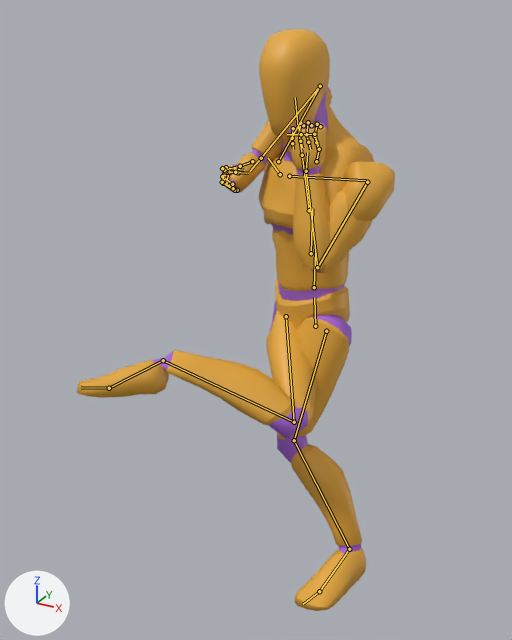
The glTF model public/models/quaternius/blender-kicks-core.glb as it was, and as the next commit left it.
Rendered twice from a camera (50 mm lens) standing at (0.836, -1.956, 1.796) and looking at (0.004, -0.442, 1.039). Arrows for +X, +Y and +Z are at lower left; the lights stay in place. The picture after the commit comes second. Both versions are drawn at frame 12 of the action 'BF_FrontKick_R'; the numbers are the values there. The bones that change, and the others that lie on the model, are drawn over the model as lines.

The first picture shows 'Mannequin'.
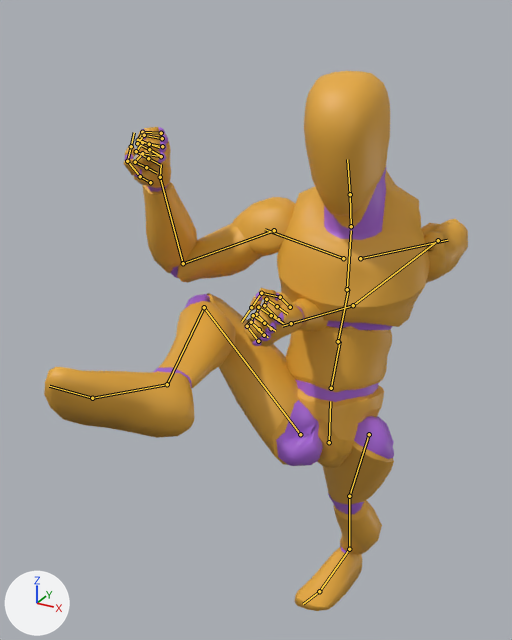
What differs and where, as boxes (x1, y1, x2, y2) in the pictures (512 x 640 px):
'Mannequin', posed (33% wider, 7% shorter)
    before: (77, 29, 395, 611)
    after: (44, 71, 468, 611)
bone 'pelvis', root to tip
    before: (315, 326) to (314, 297)
    after: (329, 442) to (330, 401)
bone 'spine_01', root to tip
    before: (314, 287) to (315, 250)
    after: (331, 388) to (340, 341)
bone 'spine_02', root to tip
    before: (311, 253) to (312, 208)
    after: (338, 341) to (348, 289)
bone 'spine_03', root to tip
    before: (309, 210) to (302, 158)
    after: (347, 289) to (351, 230)
bone 'neck_01', root to tip
    before: (302, 155) to (298, 127)
    after: (351, 226) to (350, 194)
bone 'Head', root to tip
    before: (298, 127) to (295, 97)
    after: (350, 194) to (347, 159)
bone 'clavicle_l', root to tip
    before: (289, 176) to (366, 180)
    after: (360, 258) to (447, 240)
bone 'upperarm_l', root to tip
    before: (367, 182) to (317, 267)
    after: (438, 240) to (353, 305)
bone 'lowerarm_l', root to tip
    before: (317, 267) to (306, 171)
    after: (353, 305) to (291, 323)
bone 'hand_l', root to tip
    before: (306, 171) to (307, 152)
    after: (291, 323) to (282, 326)
bone 'clavicle_r', root to tip
    before: (280, 174) to (268, 158)
    after: (343, 258) to (265, 229)
bone 'upperarm_r', root to tip
    before: (278, 161) to (320, 86)
    after: (274, 230) to (183, 263)
bone 'lowerarm_r', root to tip
    before: (320, 86) to (261, 158)
    after: (183, 263) to (160, 177)
bone 'hand_r', root to tip
    before: (261, 158) to (250, 171)
    after: (160, 177) to (161, 164)
bone 'thigh_l', root to tip
    before: (326, 331) to (294, 440)
    after: (369, 434) to (349, 496)
bone 'calf_l', root to tip
    before: (294, 440) to (349, 549)
    after: (349, 496) to (349, 549)
bone 'thigh_r', root to tip
    before: (286, 316) to (294, 422)
    after: (300, 434) to (204, 307)
bone 'calf_r', root to tip
    before: (294, 422) to (163, 360)
    after: (204, 307) to (167, 384)
bone 'foot_r', root to tip
    before: (163, 360) to (109, 388)
    after: (167, 384) to (92, 398)

What the commit changed:
Bone 'pelvis' (bone_pelvis) moves from (-0.022, -0.07, 0.055) to (0.266, 0.025, 0.598).
Bone 'pelvis' (bone_pelvis) turns from (-11, -16, 6) to (-47, 35, -20) degrees about its own x, y and z.
Bone 'spine_01' (bone_spine_01) turns from (0, 0, 0) to (21, -2, -6) degrees about its own x, y and z.
Bone 'spine_02' (bone_spine_02) moves from (0.008, -0.008, 0.03) to (-0.006, -0.002, 0.004).
Bone 'spine_02' (bone_spine_02) turns from (9, -2, 0) to (22, -6, 1) degrees about its own x, y and z.
Bone 'spine_03' (bone_spine_03) moves from (0.006, -0.002, 0.023) to (-0.004, 0.0, 0.004).
Bone 'spine_03' (bone_spine_03) turns from (13, 2, 0) to (13, -4, 8) degrees about its own x, y and z.
Bone 'neck_01' (bone_neck_01) turns from (-11, 0, 0) to (-11, -19, 9) degrees about its own x, y and z.
Bone 'Head' (bone_head) turns from (5, 11, 1) to (8, 5, 3) degrees about its own x, y and z.
Bone 'clavicle_l' (bone_clavicle_l) turns from (-5, -1, -6) to (-2, -1, -6) degrees about its own x, y and z.
Bone 'upperarm_l' (bone_upperarm_l) turns from (47, 31, -70) to (1, 32, -130) degrees about its own x, y and z.
Bone 'lowerarm_l' (bone_lowerarm_l) turns from (140, -3, 1) to (84, 5, 2) degrees about its own x, y and z.
Bone 'hand_l' (bone_hand_l) turns from (13, 1, -3) to (13, 4, 6) degrees about its own x, y and z.
Bone 'clavicle_r' (bone_clavicle_r) turns from (-5, 1, -6) to (-3, 1, -6) degrees about its own x, y and z.
Bone 'upperarm_r' (bone_upperarm_r) turns from (-20, 32, -136) to (-4, 29, 24) degrees about its own x, y and z.
Bone 'lowerarm_r' (bone_lowerarm_r) turns from (139, -16, 1) to (41, 28, -97) degrees about its own x, y and z.
Bone 'hand_r' (bone_hand_r) turns from (14, 0, 5) to (22, -3, -14) degrees about its own x, y and z.
Bone 'thigh_l' (bone_thigh_l) turns from (-12, 71, -3) to (113, 7, 137) degrees about its own x, y and z.
Bone 'calf_l' (bone_calf_l) turns from (37, -13, 1) to (3, -14, 2) degrees about its own x, y and z.
Bone 'foot_l' (bone_foot_l) turns from (-3, -48, -39) to (0, -10, -77) degrees about its own x, y and z.
Bone 'thigh_r' (bone_thigh_r) turns from (34, 155, -32) to (-15, 119, 132) degrees about its own x, y and z.
Bone 'calf_r' (bone_calf_r) turns from (103, 42, -4) to (119, 6, 35) degrees about its own x, y and z.
Bone 'foot_r' (bone_foot_r) turns from (-18, 144, -37) to (26, -22, -19) degrees about its own x, y and z.
